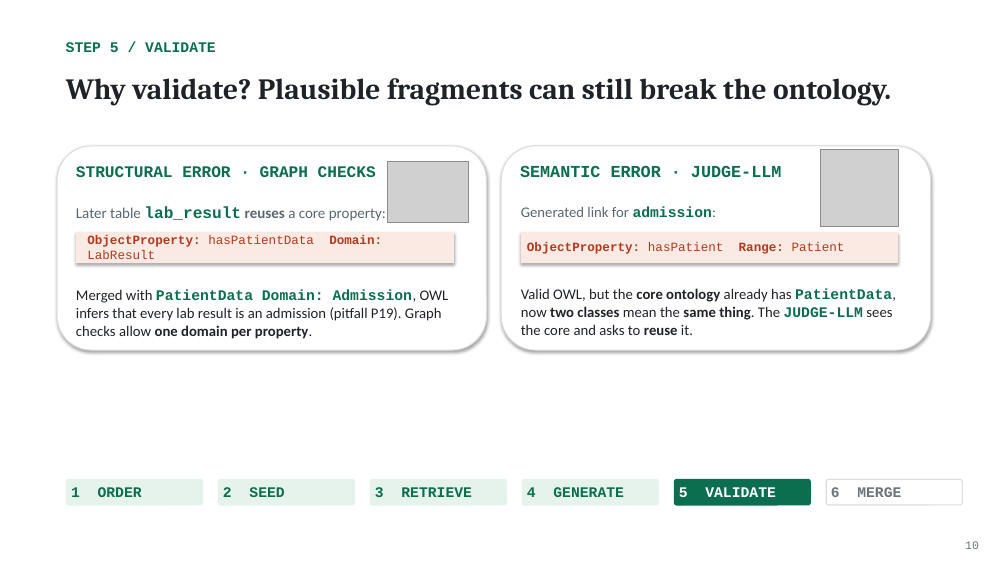
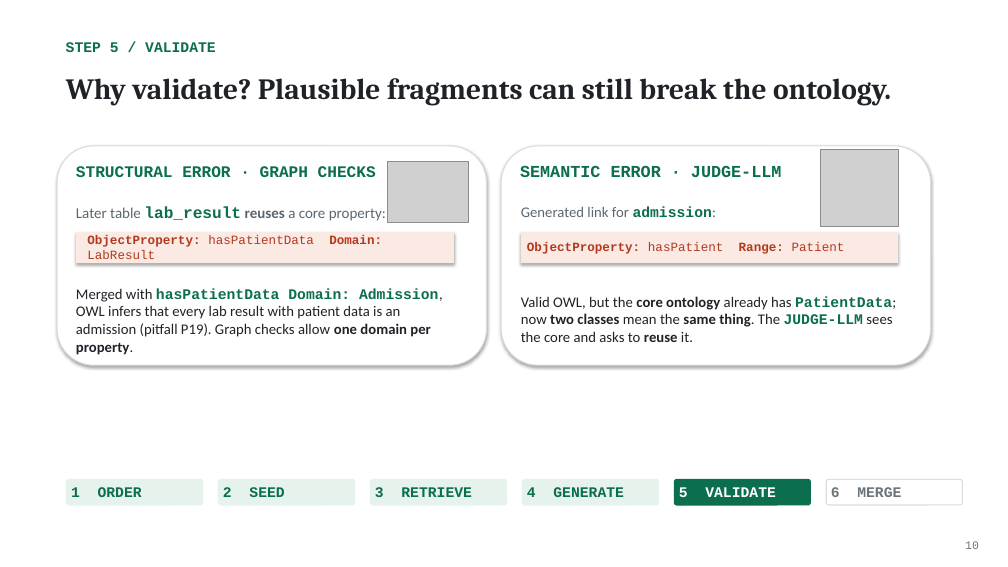
Before and after one commit to NadeenAhmad/rigor_private, a slide deck: slide 20 of presentation/RIGOR_ISWC2026_final.pptx. Drawn at 1008x567 pixels with LibreOffice and Linux fonts; fonts in the diff are those of the drawing; grey boxes stand for pictures. Boxes give left, top, right and bottom in pixels: in the first picture for what was removed or moved away, otherwise in the second. Text is boxed around its words. In the diff, an @@ line names an element or a change of style, - is before the commit and + after.

```diff
--- a/presentation/RIGOR_ISWC2026_final.pptx
+++ b/presentation/RIGOR_ISWC2026_final.pptx
@@ rounded rectangle: place and size @@
-rounded rectangle at (57, 146, 487, 350)
+rounded rectangle at (57, 146, 487, 365)
@@ rounded rectangle: place and size @@
-rounded rectangle at (501, 146, 931, 350)
+rounded rectangle at (501, 146, 931, 365)
@@ text at (76, 288, 443, 355): text changed @@
-Merged with PatientData Domain: Admission, OWL infers that every lab result is an admission (pitfall P19). Graph checks allow one domain per property.
+Merged with hasPatientData Domain: Admission, OWL infers that every lab result with patient data is an admission (pitfall P19). Graph checks allow one domain per property.
@@ text at (521, 296, 896, 342): text changed @@
-Valid OWL, but the core ontology already has PatientData, now two classes mean the same thing. The JUDGE-LLM sees the core and asks to reuse it.
+Valid OWL, but the core ontology already has PatientData; now two classes mean the same thing. The JUDGE-LLM sees the core and asks to reuse it.
```
Also in this commit, not shown: 13 other slides changed, 5 other files.
